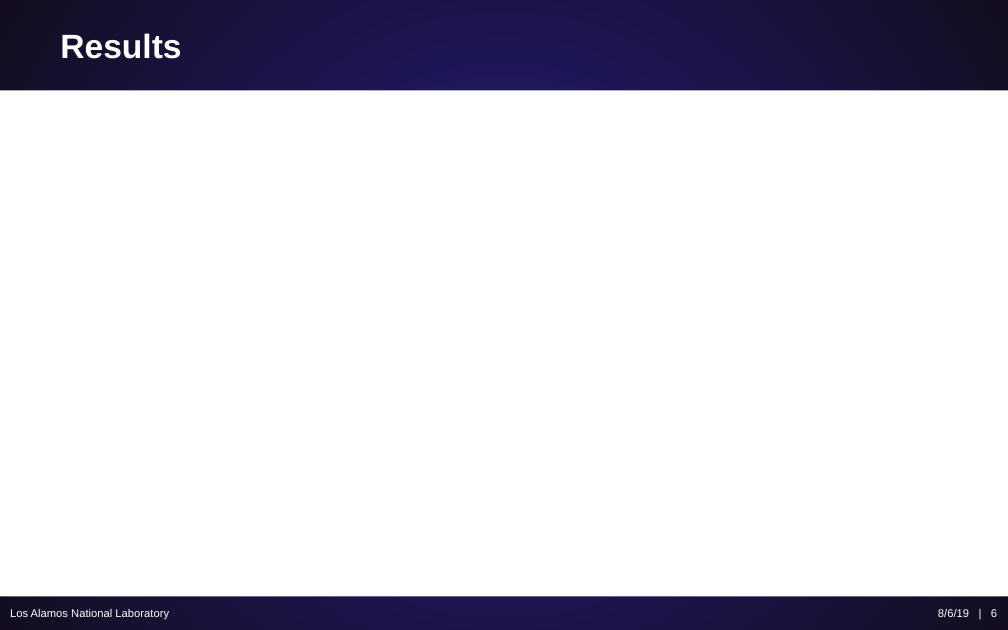
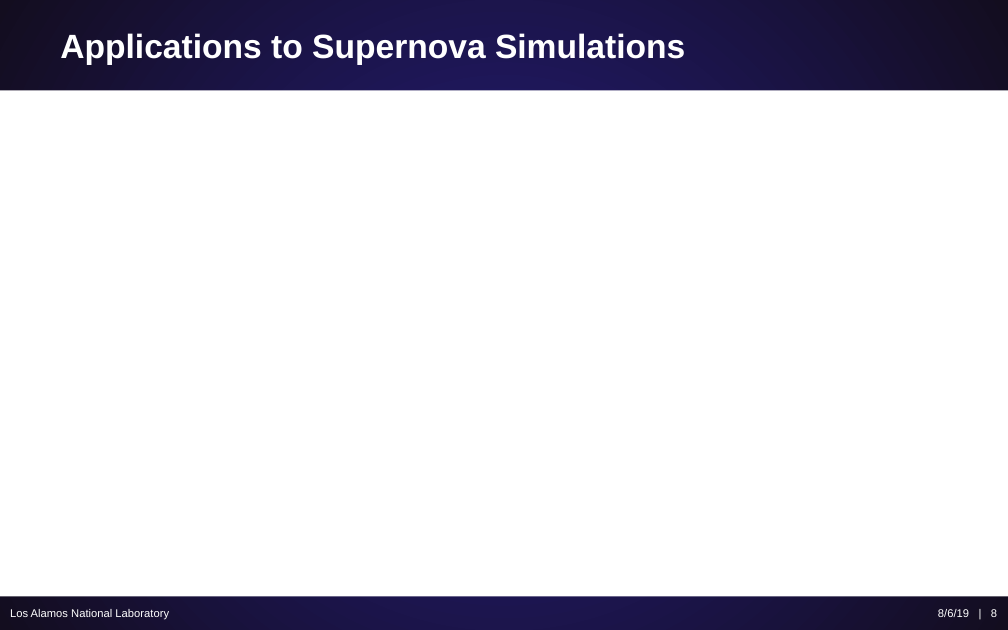
Before and after one commit to ScottCampbellBoise/XCP_Workshop_Report, a slide deck: slide 8 of Poster and Presentation/Campbell_Scott_Variance_Reduction.pptx (slide 6 before the commit). Drawn at 1008x630 pixels with LibreOffice and Linux fonts; fonts in the diff are those of the drawing. Boxes give left, top, right and bottom in pixels: in the first picture for what was removed or moved away, otherwise in the second. Text is boxed around its words. In the diff, an @@ line names an element or a change of style, - is before the commit and + after.

```diff
--- a/Poster and Presentation/Campbell_Scott_Variance_Reduction.pptx
+++ b/Poster and Presentation/Campbell_Scott_Variance_Reduction.pptx
@@ title at (60, 33, 685, 65): text changed @@
-Results
+Applications to Supernova Simulations
```
Also in this commit, not shown: 3 other slides changed, 2 slides added.
